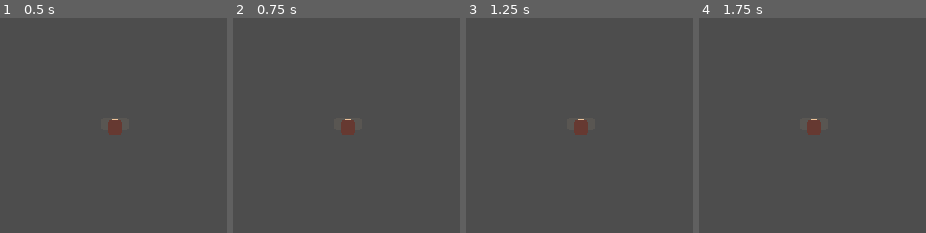
Above: before the commit, frames 1-4 (left to right).
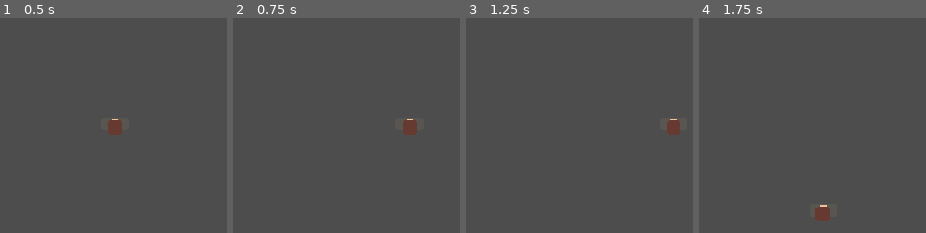
Above: after the commit, the same moments.

Repository: makryl-dev/Eleutheria
Game: Godot game, scene res://src/World/World.tscn
Two runs of this game, one before a commit and one after it. Both use one fixed random seed, a clock stepped at 60 frames per second and the inputs below.
Inputs:
- Up to frame 1 (0.5 s): no input
- Up to frame 2 (0.75 s): tap Enter at 0.5 s; hold D (move_right) from 0.53 s (still down)
- Up to frame 3 (1.25 s): keep holding D (move_right)
- Up to frame 4 (1.75 s): tap Space at 1.25 s; release D (move_right) at 1.28 s; hold S (move_down) from 1.28 s (still down)

Frame 1 is identical in both runs. In frame 2, 0.9% of the frame differs, in the area x 47-82%, y 46-55%; in frame 3, 0.8%; in frame 4, 0.9%, in the area x 47-58%, y 46-95%.

Commit message:
feat: add PlayerMovement component and attach it to Player

Diff:
--- a/src/Player/Player.tscn
+++ b/src/Player/Player.tscn
@@ -1,6 +1,7 @@
 [gd_scene format=3 uid="uid://txv725dvd0gx"]
 
 [ext_resource type="Texture2D" uid="uid://b5m3h25irp4xh" path="res://assets/PlayerWalking.png" id="1_1ws4p"]
+[ext_resource type="Script" uid="uid://byyemf3fie7dq" path="res://src/Player/PlayerMovement.gd" id="2_rwoh2"]
 
 [sub_resource type="AtlasTexture" id="AtlasTexture_rwoh2"]
 atlas = ExtResource("1_1ws4p")
@@ -163,3 +164,7 @@
 [node name="PlayerCamera" type="Camera2D" parent="." unique_id=756526006]
 zoom = Vector2(2.5, 2.5)
 position_smoothing_enabled = true
+
+[node name="PlayerMovement" type="Node2D" parent="." unique_id=1493389083]
+script = ExtResource("2_rwoh2")
+metadata/_custom_type_script = "uid://byyemf3fie7dq"
--- /dev/null
+++ b/src/Player/PlayerMovement.gd
@@ -0,0 +1,17 @@
+class_name PlayerMovement
+extends Node2D
+@export var speed = 300.0
+var parent: CharacterBody2D
+
+func _ready() -> void:
+	parent = get_parent() as CharacterBody2D
+	if not parent:
+		push_error("Component parent has to be CharacterBody2D")
+
+func _physics_process(delta: float) -> void:
+	if not parent:
+		return
+
+	var direction = Input.get_vector("move_left", "move_right", "move_up", "move_down")
+	parent.velocity = direction * speed
+	parent.move_and_slide()
Not shown, added: src/Player/PlayerMovement.gd.uid
